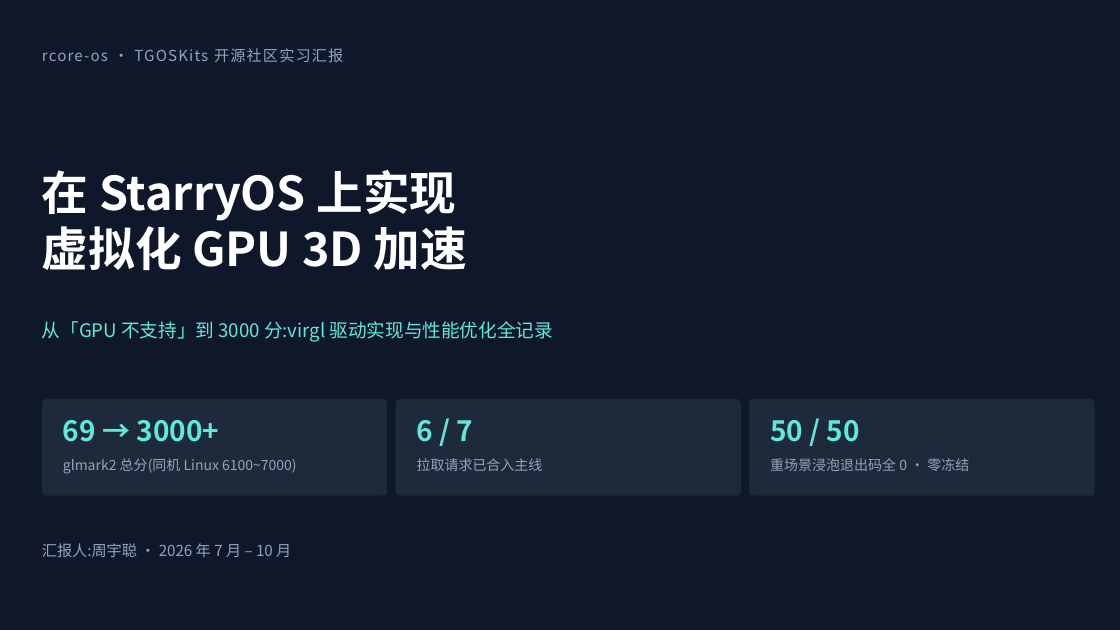
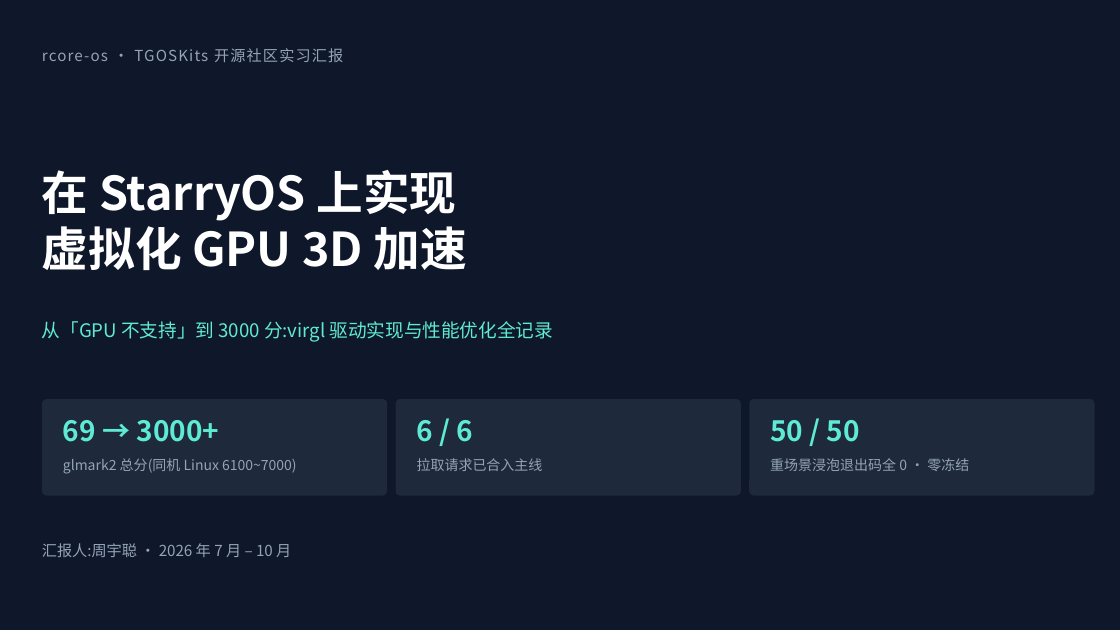
Before and after one commit to zyc107109102/tgoskits, a slide deck: slide 1 of 报告ppt.pptx. Drawn at 1120x630 pixels with LibreOffice and Linux fonts; fonts in the diff are those of the drawing. Boxes give left, top, right and bottom in pixels: in the first picture for what was removed or moved away, otherwise in the second. Text is boxed around its words. In the diff, an @@ line names an element or a change of style, - is before the commit and + after.

```diff
--- a/报告ppt.pptx
+++ b/报告ppt.pptx
@@ text at [417, 420, 474, 442]: text changed @@
-6 / 7
+6 / 6
```
Also in this commit, not shown: 8 other slides changed, 1 slide added, 2 slides removed, 1 other file.
